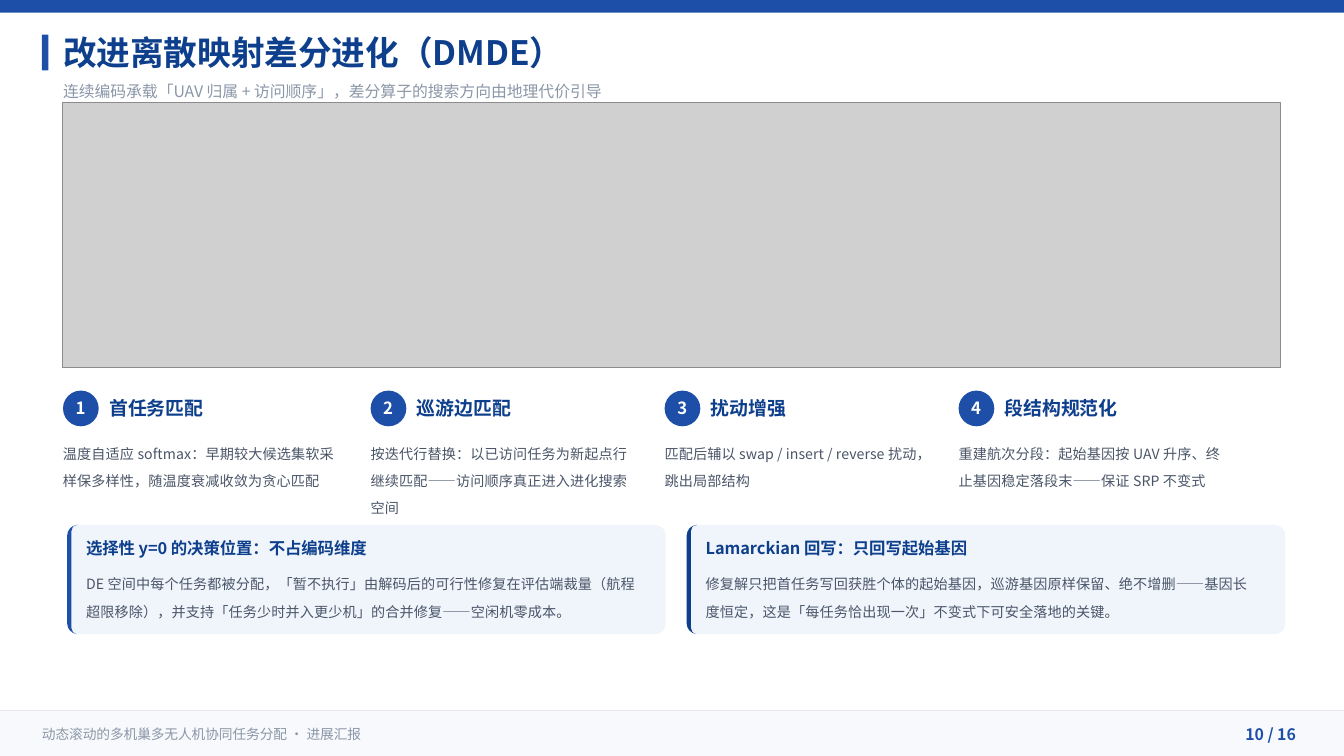
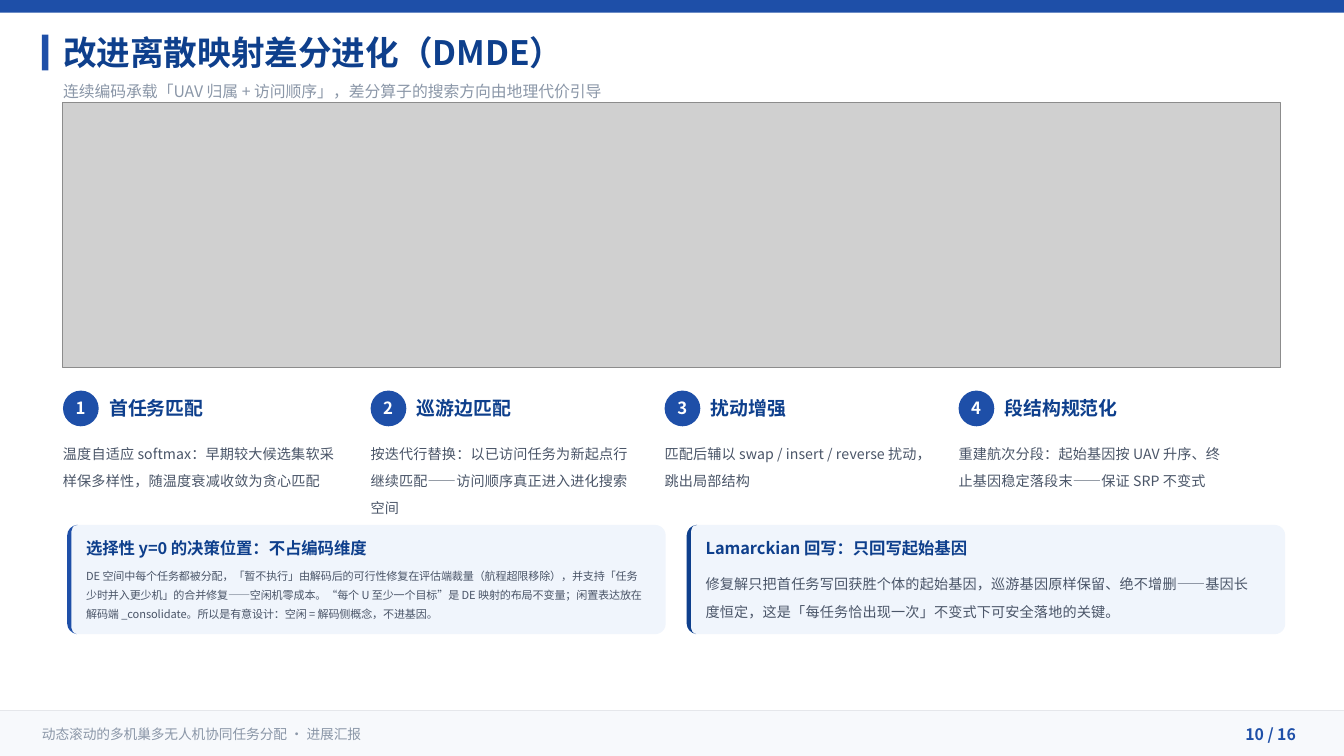
Before and after one commit to 909347194/ExperimentForGraduation, a slide deck: slide 8 of UAV协同任务分配方法-进展汇报/UAV协同任务分配方法-进展汇报.pptx. Drawn at 1344x756 pixels with LibreOffice and Linux fonts; fonts in the diff are those of the drawing; grey boxes stand for pictures. Boxes give left, top, right and bottom in pixels: in the first picture for what was removed or moved away, otherwise in the second. Text is boxed around its words. In the diff, an @@ line names an element or a change of style, - is before the commit and + after.

Commit message:
docs(ppt): 进展汇报 PPT 更新（用户 10-21 编辑版）

```diff
--- a/UAV协同任务分配方法-进展汇报/UAV协同任务分配方法-进展汇报.pptx
+++ b/UAV协同任务分配方法-进展汇报/UAV协同任务分配方法-进展汇报.pptx
@@ text at (x1=86, y1=570, x2=642, y2=620): text changed; size 10.1 to 7.9 pt @@
-DE 空间中每个任务都被分配，「暂不执行」由解码后的可行性修复在评估端裁量（航程超限移除），并支持「任务少时并入更少机」的合并修复——空闲机零成本。
+DE 空间中每个任务都被分配，「暂不执行」由解码后的可行性修复在评估端裁量（航程超限移除），并支持「任务少时并入更少机」的合并修复——空闲机零成本。“每个 U 至少一个目标”是 DE 映射的布局不变量；闲置表达放在解码端 _consolidate。所以是有意设计：空闲 = 解码侧概念，不进基因。
```
